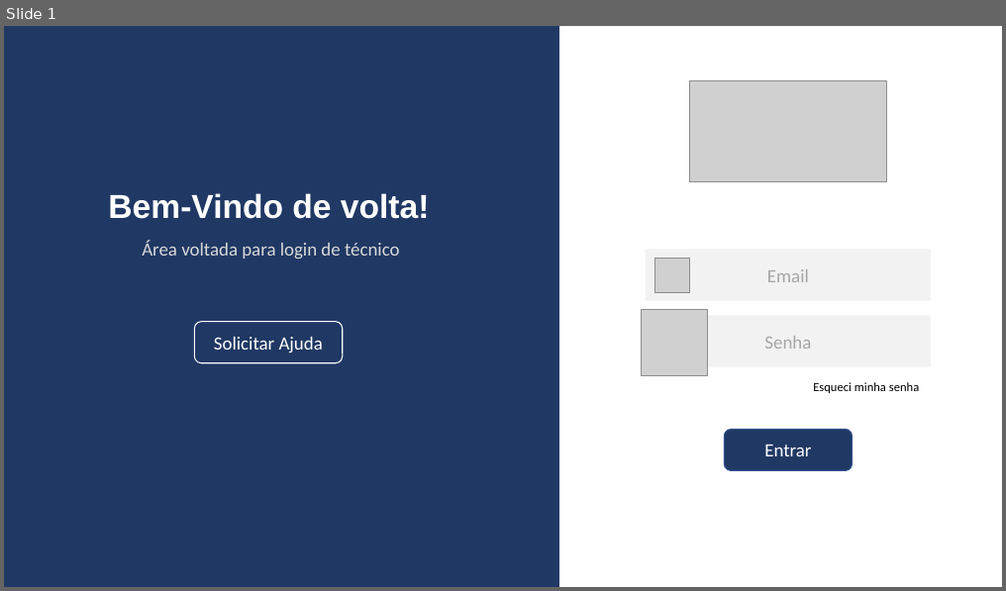
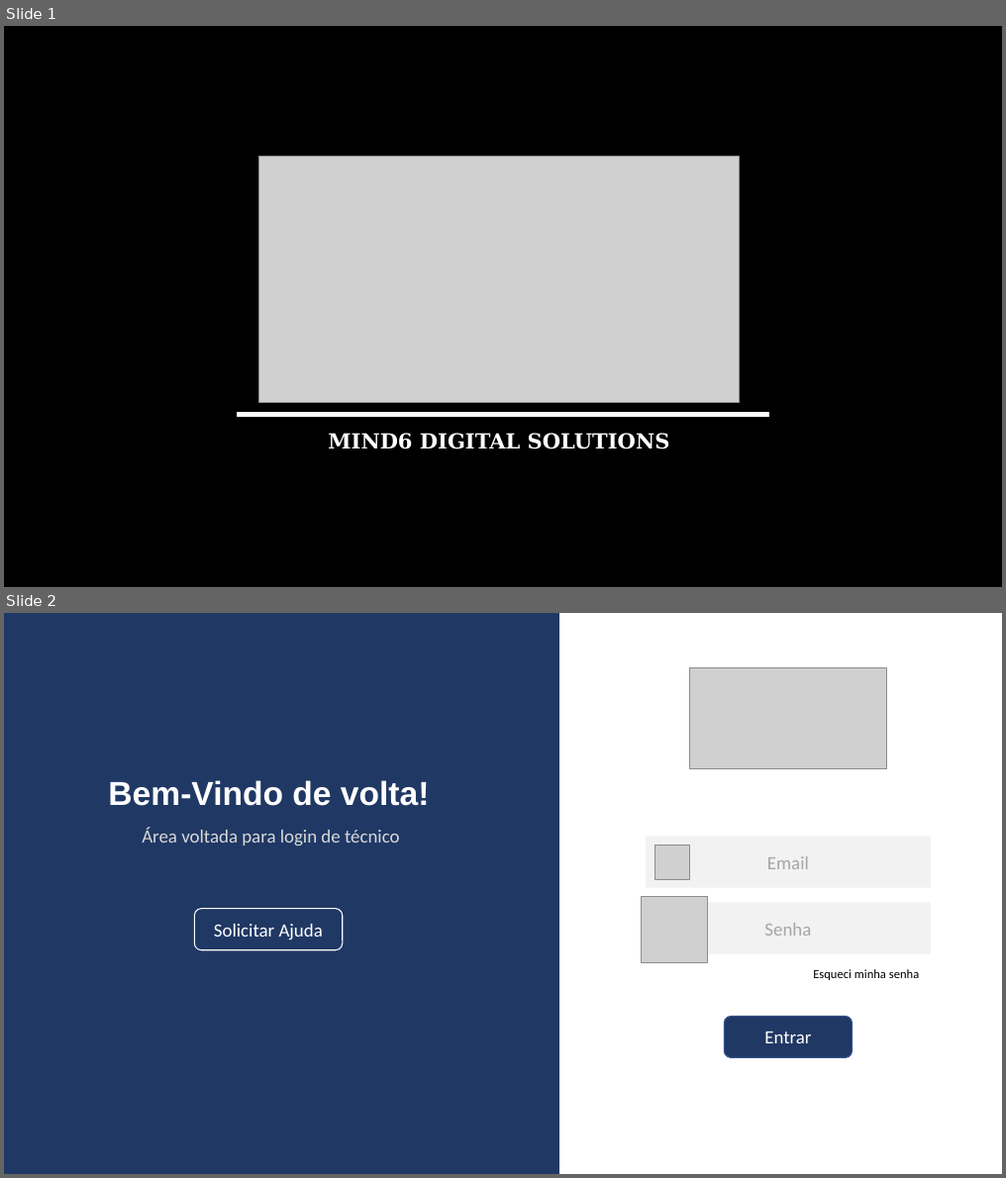
Before and after one commit to BandTec/grupo-04-adsb-20201, a slide deck: Prototipação do Java/tela de login.pptx. Shown one above the other, each under a label of ours: slide 1 before the commit, slides 1 and 2 after it. The pictures are 1006x591 and 1006x1178 pixels, drawn with LibreOffice and Linux fonts; fonts in the diff are those of the drawing; grey boxes stand for pictures. Boxes give left, top, right and bottom in pixels: in the first picture for what was removed or moved away, otherwise in the second. Text is boxed around its words. In the diff, an @@ line names an element or a change of style, - is before the commit and + after.

Commit message:
Tela de load Java

```diff
--- a/Prototipação do Java/tela de login.pptx
+++ b/Prototipação do Java/tela de login.pptx
@@ slide 1 added at (4, 26, 1002, 587), background #FFFFFF @@
@@ rectangle added at (4, 26, 1002, 587), fill #000000, outline #000000 1 pt @@
@@ picture added at (259, 157, 740, 402) @@
@@ rectangle added at (237, 413, 769, 417), fill #FFFFFF, outline #FFFFFF 1 pt @@
@@ text added at (328, 433, 670, 450), 20 pt, text #FFFFFF, bold @@
+MIND6 DIGITAL SOLUTIONS
@@ what was slide 1 is now slide 2 @@
```
